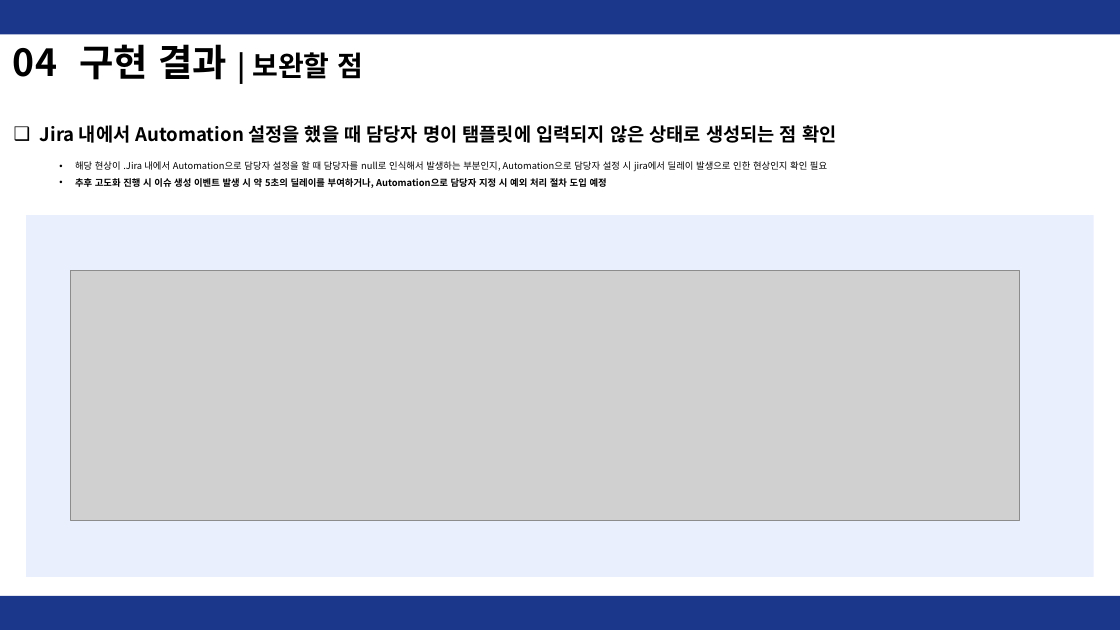
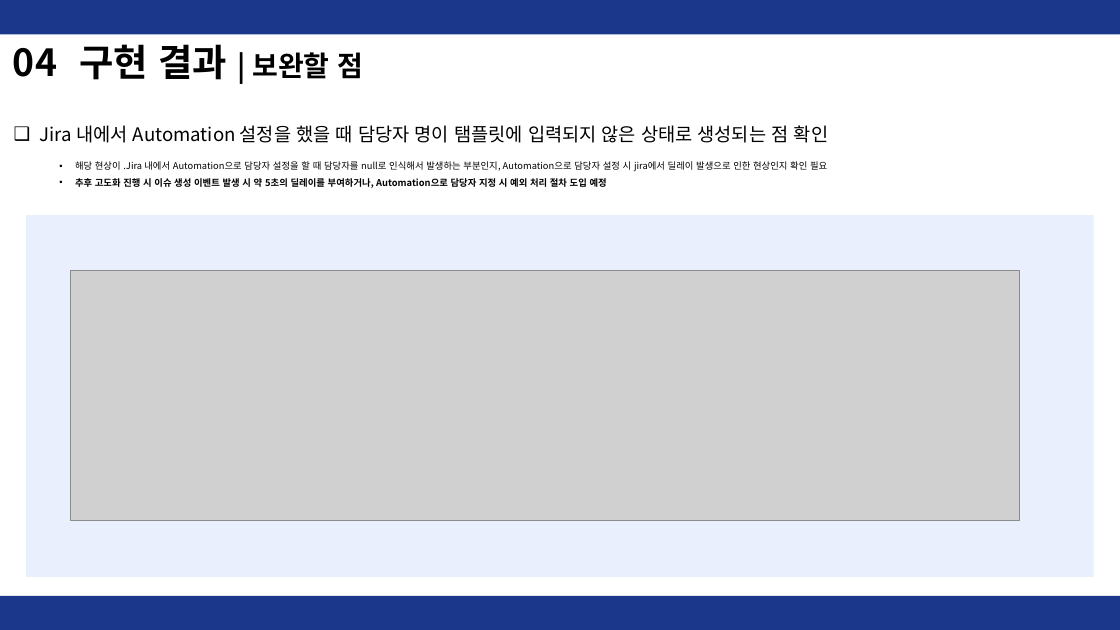
Before and after one commit to Kwon-Giil/QA, a slide deck: slide 12 of 기획/JIRA 챗봇 기획안.pptx. Drawn at 1120x630 pixels with LibreOffice and Linux fonts; fonts in the diff are those of the drawing; grey boxes stand for pictures. Boxes give left, top, right and bottom in pixels: in the first picture for what was removed or moved away, otherwise in the second. Text is boxed around its words. In the diff, an @@ line names an element or a change of style, - is before the commit and + after.

Commit message:
readme 수정 및 jira chatbot 기획 초안 추가

```diff
--- a/기획/JIRA 챗봇 기획안.pptx
+++ b/기획/JIRA 챗봇 기획안.pptx
@@ text "Jira 내에서 Automation 설정을 했을 ..." at (x1=40, y1=125, x2=828, y2=143): bold off @@
```
Also in this commit, not shown: 7 other slides changed, 2 other files.
